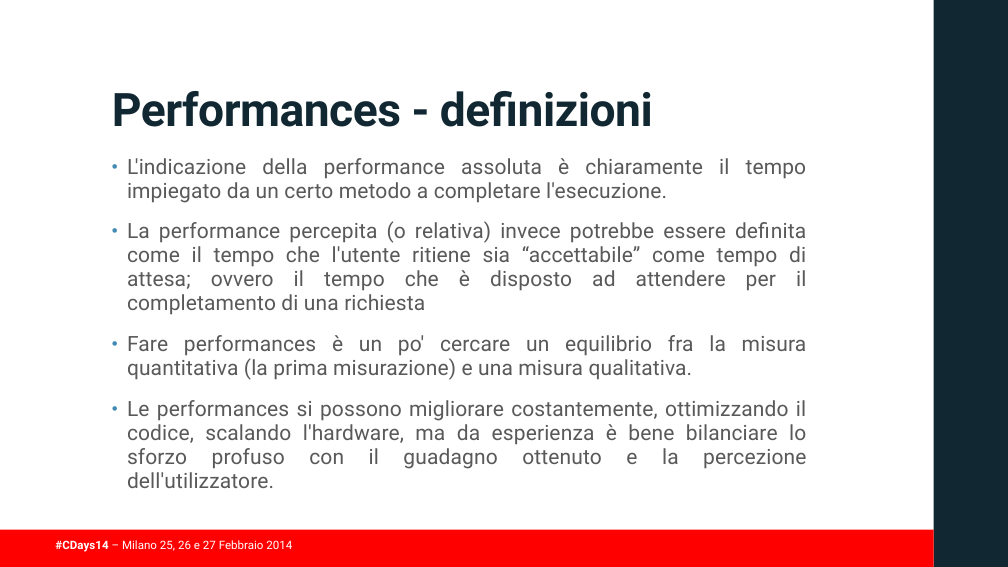
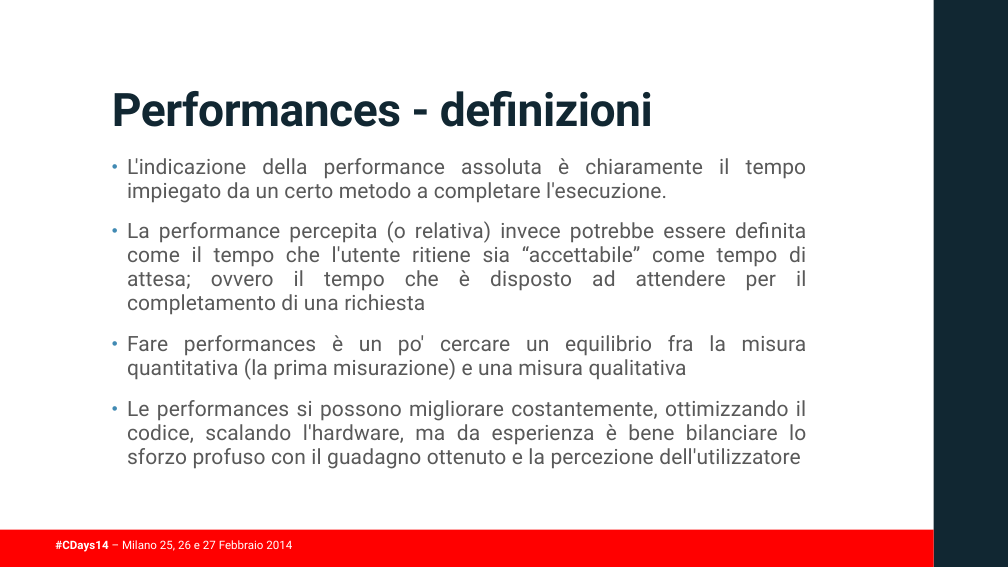
Before and after one commit to guidop/CDays14, a slide deck: slide 21 of presentazioneCDAYS2014.pptx. Drawn at 1008x567 pixels with LibreOffice and Linux fonts; fonts in the diff are those of the drawing; background and template pictures are left out. Boxes give left, top, right and bottom in pixels: in the first picture for what was removed or moved away, otherwise in the second. Text is boxed around its words. In the diff, an @@ line names an element or a change of style, - is before the commit and + after.

```diff
--- a/presentazioneCDAYS2014.pptx
+++ b/presentazioneCDAYS2014.pptx
@@ text at (127,335,807,469): text changed @@
-• Fare performances è un po' cercare un equilibrio fra la misura quantitativa (la prima misurazione) e una misura qualitativa.
-• Le performances si possono migliorare costantemente, ottimizzando il codice, scalando l'hardware, ma da esperienza è bene bilanciare lo sforzo profuso con il guadagno ottenuto e la percezione dell'utilizzatore.
+• Fare performances è un po' cercare un equilibrio fra la misura quantitativa (la prima misurazione) e una misura qualitativa
+• Le performances si possono migliorare costantemente, ottimizzando il codice, scalando l'hardware, ma da esperienza è bene bilanciare lo sforzo profuso con il guadagno ottenuto e la percezione dell'utilizzatore
```
Also in this commit, not shown: 8 other slides changed.
